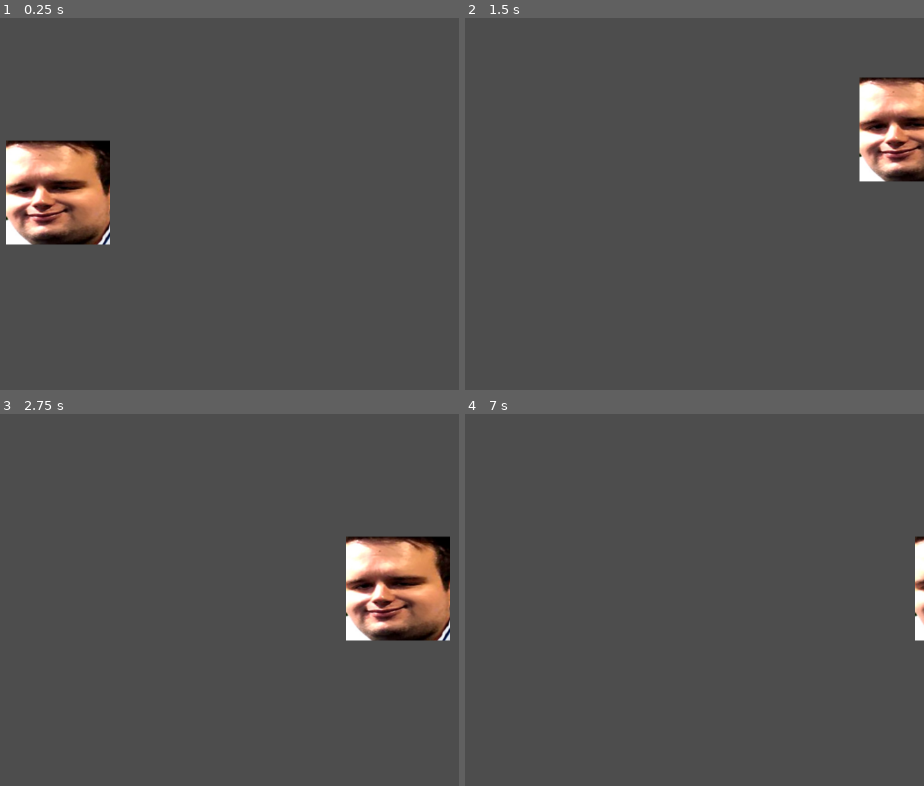
Above: before the commit, frames 1-4 (two rows, left to right).
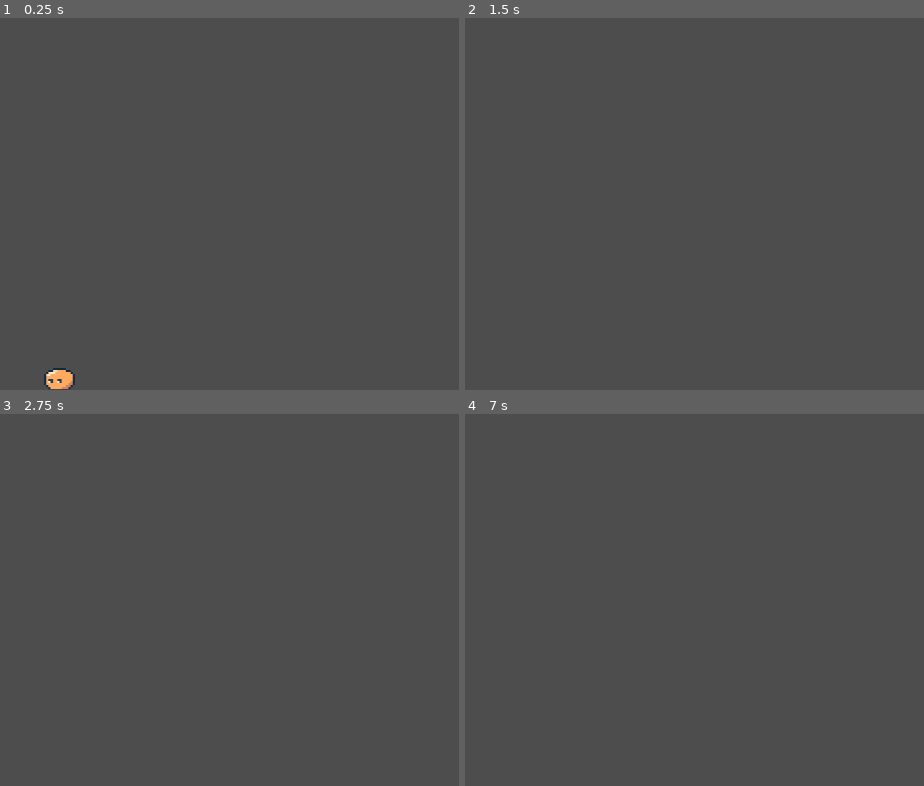
Above: after the commit, the same moments.

Repository: Kargisa/playback
Game: Godot game, scene res://Scenes/game.tscn
Two runs of this game, one before a commit and one after it. Both use one fixed random seed, a clock stepped at 60 frames per second and the inputs below.
Inputs:
- Up to frame 1 (0.25 s): no input
- Up to frame 2 (1.5 s): tap Enter at 0.5 s; hold Right (move_right) from 0.53 s (still down); tap P (play_recording) at 0.6 s; tap Space (jump) at 0.77 s; tap E (start_recording) at 1.35 s
- Up to frame 3 (2.75 s): tap Space (jump) at 1.52 s; tap E (start_recording) at 2 s; release Right (move_right) at 2.03 s; hold Left (move_left) from 2.03 s (still down); tap P (play_recording) at 2.1 s
- Up to frame 4 (7 s): release Left (move_left) at 2.78 s; hold Right (move_right) 2.78-4.28 s; tap E (start_recording) at 2.85, 3.5, 4.25, 4.35, 5, 5.75, 5.85 s; tap Space (jump) at 3.02, 3.77, 4.52, 6.02, 6.77 s; tap P (play_recording) at 3.6, 5.1, 6.6 s; hold Left (move_left) 4.28-5.03 s; hold Right (move_right) 5.03-5.78 s; hold Left (move_left) from 5.78 s (still down)

The runs differ from the first frame. In frame 1, 6.7% of the frame differs, in the area x 1-24%, y 32-100%; in frame 2, 4.0%; in frame 3, 6.4%; in frame 4, 0.6%.
Error in both runs: Out of bounds get index '0' (on base: 'Array[Vector2]') (res://Scripts/recording.gd:59)

Commit message:
basic slime sprite

Diff:
--- a/Scenes/game.tscn
+++ b/Scenes/game.tscn
@@ -10,14 +10,15 @@
 [node name="Game" type="Node2D"]
 
 [node name="Camera2D" type="Camera2D" parent="."]
-zoom = Vector2(2, 2)
+zoom = Vector2(12.57, 12.57)
 process_callback = 0
 
 [node name="Player" parent="." instance=ExtResource("1_ebmjs")]
 scale = Vector2(0.25, 0.25)
+JUMP_VELOCITY = -150.0
 
 [node name="WorldFloor" type="StaticBody2D" parent="."]
-position = Vector2(2, 57)
+position = Vector2(0, 26)
 physics_material_override = SubResource("PhysicsMaterial_wrm1d")
 
 [node name="CollisionShape2D" type="CollisionShape2D" parent="WorldFloor"]
--- a/Scenes/player.tscn
+++ b/Scenes/player.tscn
@@ -1,22 +1,51 @@
-[gd_scene load_steps=5 format=3 uid="uid://cokat06qo1y4u"]
+[gd_scene load_steps=9 format=3 uid="uid://cokat06qo1y4u"]
 
 [ext_resource type="Script" uid="uid://dddb3ymcdl8xs" path="res://Scripts/player_movement.gd" id="1_6t5aa"]
-[ext_resource type="Texture2D" uid="uid://bd1hb7kr6hqv2" path="res://Assets/464806d7-2c46-4064-ac2a-d28cb8e7e928-profile_image-300x300.png" id="1_v0iea"]
 [ext_resource type="PackedScene" uid="uid://c6s3nugg8n816" path="res://Scenes/recording_manager.tscn" id="3_6t5aa"]
+[ext_resource type="Texture2D" uid="uid://cxe7e32hg74r3" path="res://Assets/slime/basic_slime_idle.png" id="3_vgqql"]
 
-[sub_resource type="RectangleShape2D" id="RectangleShape2D_cvnsp"]
-size = Vector2(301, 301)
+[sub_resource type="CircleShape2D" id="CircleShape2D_6t5aa"]
+radius = 6.08276
+
+[sub_resource type="AtlasTexture" id="AtlasTexture_fkybt"]
+atlas = ExtResource("3_vgqql")
+region = Rect2(0, 0, 16, 16)
+
+[sub_resource type="AtlasTexture" id="AtlasTexture_x3wgy"]
+atlas = ExtResource("3_vgqql")
+region = Rect2(16, 0, 16, 16)
+
+[sub_resource type="AtlasTexture" id="AtlasTexture_3smsa"]
+atlas = ExtResource("3_vgqql")
+region = Rect2(32, 0, 16, 16)
+
+[sub_resource type="SpriteFrames" id="SpriteFrames_f1ek2"]
+animations = [{
+"frames": [{
+"duration": 1.0,
+"texture": SubResource("AtlasTexture_fkybt")
+}, {
+"duration": 1.0,
+"texture": SubResource("AtlasTexture_x3wgy")
+}, {
+"duration": 1.0,
+"texture": SubResource("AtlasTexture_3smsa")
+}],
+"loop": true,
+"name": &"default",
+"speed": 5.0
+}]
 
 [node name="Player" type="CharacterBody2D"]
 script = ExtResource("1_6t5aa")
 
-[node name="Sprite2D" type="Sprite2D" parent="."]
-position = Vector2(-3, 0)
-texture = ExtResource("1_v0iea")
-
 [node name="CollisionShape2D" type="CollisionShape2D" parent="."]
-position = Vector2(-3.5, -1.5)
-shape = SubResource("RectangleShape2D_cvnsp")
+shape = SubResource("CircleShape2D_6t5aa")
 
 [node name="RecordingManager" parent="." node_paths=PackedStringArray("player") instance=ExtResource("3_6t5aa")]
 player = NodePath("..")
+
+[node name="AnimatedSprite2D" type="AnimatedSprite2D" parent="."]
+sprite_frames = SubResource("SpriteFrames_f1ek2")
+autoplay = "default"
+frame_progress = 0.532628
--- a/Scripts/player_movement.gd
+++ b/Scripts/player_movement.gd
@@ -1,8 +1,10 @@
 extends CharacterBody2D
 
-@export var SPEED : float = 300.0
-@export var JUMP_VELOCITY : float = -400.0
+@export var SPEED : float = 80.0
+@export var JUMP_VELOCITY : float = -100.0
 @export var pushForce : float = 80.0
+
+@onready var sprite : AnimatedSprite2D = $AnimatedSprite2D
 
 
 func _physics_process(delta: float) -> void:
@@ -17,11 +19,11 @@
 	if Input.is_action_just_pressed("jump") and is_on_floor():
 		velocity.y = JUMP_VELOCITY
 
-	# Get the input direction and handle the movement/deceleration.
-	# As good practice, you should replace UI actions with custom gameplay actions.
 	var direction := Input.get_axis("move_left", "move_right")
+
 	if direction:
 		velocity.x = direction * SPEED
+		sprite.flip_h = direction > 0
 	else:
 		velocity.x = move_toward(velocity.x, 0, SPEED)
 
--- a/project.godot
+++ b/project.godot
@@ -53,5 +53,6 @@
 
 [rendering]
 
+textures/canvas_textures/default_texture_filter=0
 renderer/rendering_method="gl_compatibility"
 renderer/rendering_method.mobile="gl_compatibility"
Binary file added: Assets/basic_slime.aseprite
Binary file added: Assets/basic_slime_testings.aseprite
Binary file added: Assets/slime/basic_slime_idle.png
Not shown, added: Assets/slime/basic_slime_idle.png.import
